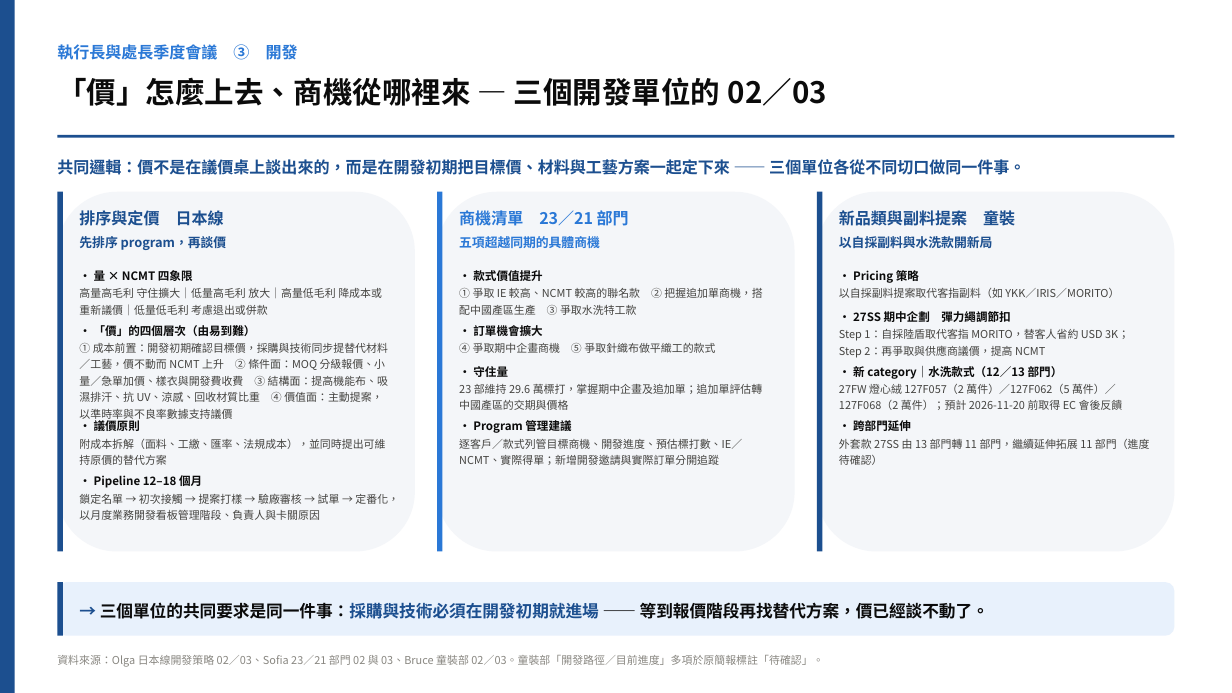
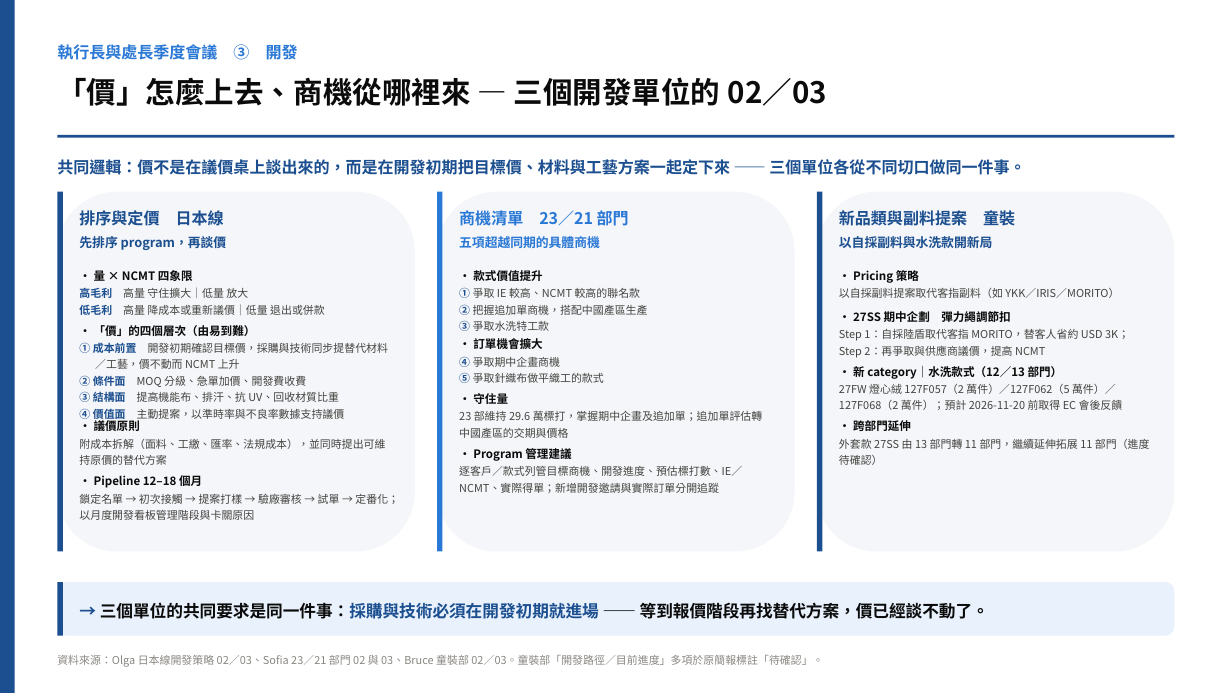
Before and after one commit to yc20054321-art/joyce, a slide deck: slide 4 of V6_執行長與處長季度會議_單位回饋整合_20261106.pptx. Drawn at 1232x693 pixels with LibreOffice and Linux fonts; fonts in the diff are those of the drawing. Boxes give left, top, right and bottom in pixels: in the first picture for what was removed or moved away, otherwise in the second. Text is boxed around its words. In the diff, an @@ line names an element or a change of style, - is before the commit and + after.

```diff
--- a/V6_執行長與處長季度會議_單位回饋整合_20261106.pptx
+++ b/V6_執行長與處長季度會議_單位回饋整合_20261106.pptx
@@ text at (x1=79, y1=287, x2=325, y2=315): text changed @@
-高量高毛利 守住擴大｜低量高毛利 放大｜高量低毛利 降成本或重新議價｜低量低毛利 考慮退出或併款
+高毛利 高量 守住擴大｜低量 放大
+低毛利 高量 降成本或重新議價｜低量 退出或併款
@@ text at (x1=459, y1=287, x2=648, y2=331): text changed @@
-① 爭取 IE 較高、NCMT 較高的聯名款 ② 把握追加單商機，搭配中國產區生產 ③ 爭取水洗特工款
+① 爭取 IE 較高、NCMT 較高的聯名款
+② 把握追加單商機，搭配中國產區生產
+③ 爭取水洗特工款
@@ text at (x1=79, y1=342, x2=388, y2=422): text changed @@
-① 成本前置：開發初期確認目標價，採購與技術同步提替代材料／工藝，價不動而 NCMT 上升 ② 條件面：MOQ 分級報價、小量／急單加價、樣衣與開發費收費 ③ 結構面：提高機能布、吸濕排汗、抗 UV、涼感、回收材質比重 ④ 價值面：主動提案，以準時率與不良率數據支持議價
+① 成本前置 開發初期確認目標價，採購與技術同步提替代材料／工藝，價不動而 NCMT 上升
+② 條件面 MOQ 分級、急單加價、開發費收費
+③ 結構面 提高機能布、排汗、抗 UV、回收材質比重
+④ 價值面 主動提案，以準時率與不良率數據支持議價
@@ text "· 訂單機會擴大" moved from (x1=473, y1=325, x2=542, y2=336) to (x1=473, y1=338, x2=542, y2=349) @@
@@ text at (x1=459, y1=356, x2=604, y2=383): text changed @@
-④ 爭取期中企畫商機 ⑤ 爭取針織布做平織工的款式
+④ 爭取期中企畫商機
+⑤ 爭取針織布做平織工的款式
@@ 3 texts moved together from (x1=459, y1=366, x2=763, y2=434) to (x1=459, y1=393, x2=763, y2=462) @@
@@ text "逐客戶／款式列管目標商機、開發進度、預估標打數、IE／NCMT、實際得單；新增開發邀請與實際訂單分開追蹤" moved from (x1=459, y1=439, x2=742, y2=465) to (x1=459, y1=466, x2=742, y2=493) @@
@@ text at (x1=79, y1=494, x2=399, y2=520): text changed @@
-鎖定名單 → 初次接觸 → 提案打樣 → 驗廠審核 → 試單 → 定番化，以月度業務開發看板管理階段、負責人與卡關原因
+鎖定名單 → 初次接觸 → 提案打樣 → 驗廠審核 → 試單 → 定番化；以月度開發看板管理階段與卡關原因
```
Also in this commit, not shown: 5 other slides changed, 1 other file.
